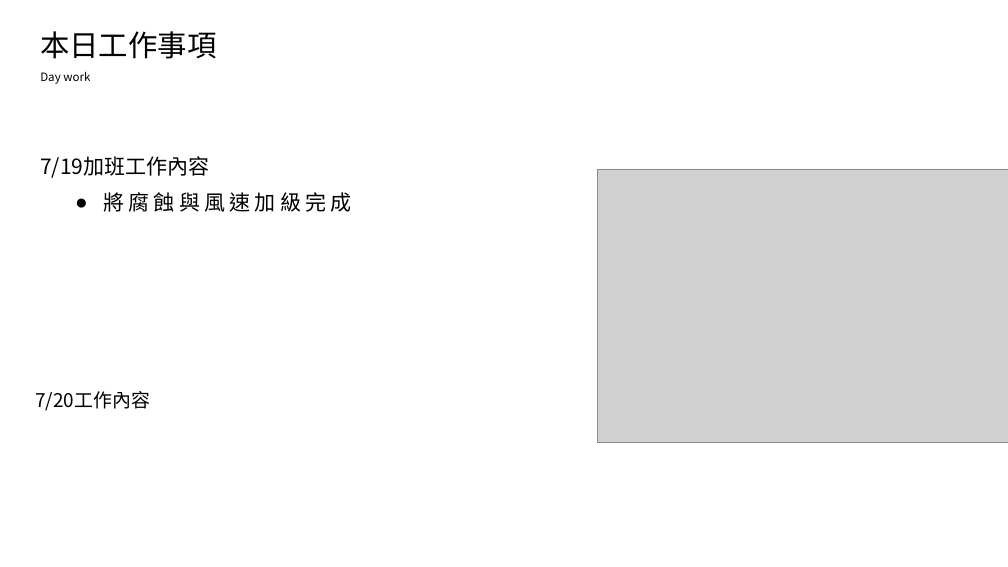
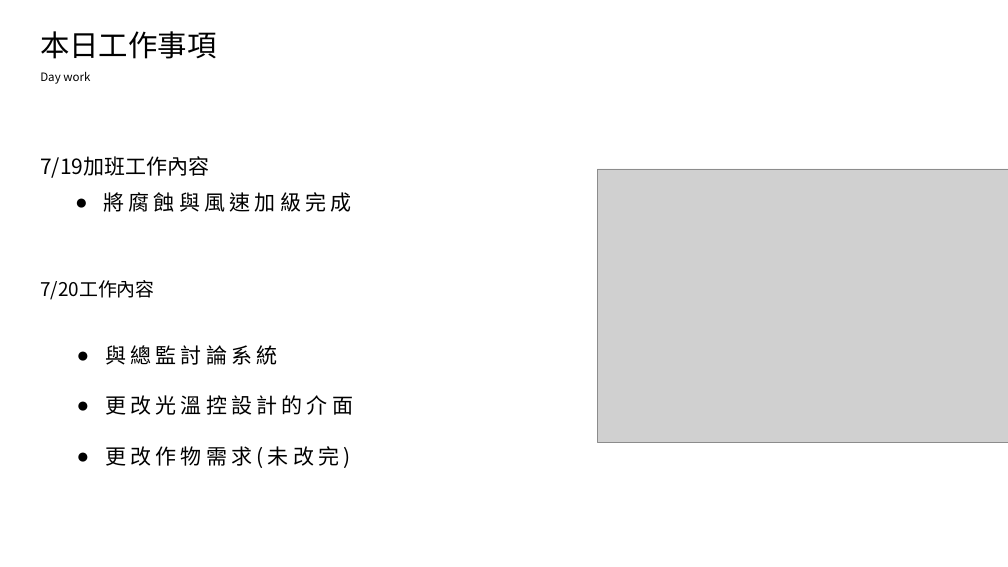
Before and after one commit to king637324/KnowledgeGreenhouseSystem, a slide deck: slide 2 of 工作日報_葉柏漢/2021.07.19(晚上加班)&2021.07.20工作日報_葉柏漢.pptx. Drawn at 1008x567 pixels with LibreOffice and Linux fonts; fonts in the diff are those of the drawing; grey boxes stand for pictures. Boxes give left, top, right and bottom in pixels: in the first picture for what was removed or moved away, otherwise in the second. Text is boxed around its words. In the diff, an @@ line names an element or a change of style, - is before the commit and + after.

```diff
--- a/工作日報_葉柏漢/2021.07.19(晚上加班)&2021.07.20工作日報_葉柏漢.pptx
+++ b/工作日報_葉柏漢/2021.07.19(晚上加班)&2021.07.20工作日報_葉柏漢.pptx
@@ text "7/20工作內容": place and size @@
-text "7/20工作內容" at [35,391,149,411]
+text "7/20工作內容" at [40,280,154,300]
@@ text added at [105,345,353,468], 20 pt, text #000000 @@
+● 與總監討論系統
+● 更改光溫控設計的介面
+● 更改作物需求(未改完)
```
Also in this commit, not shown: 2 other slides changed, 3 slides added, 3 other files.
